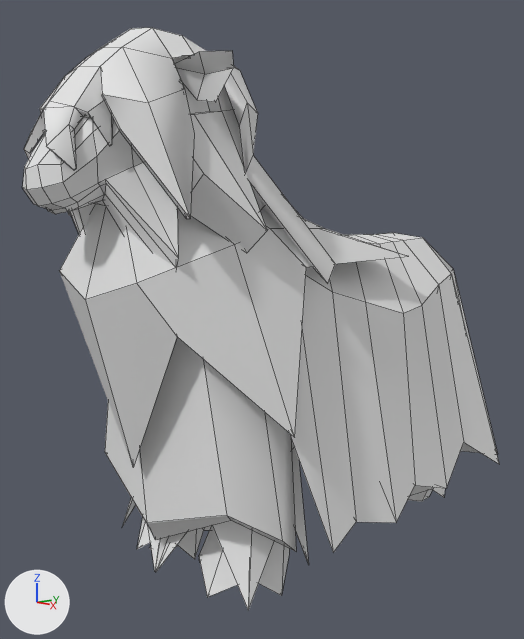
The Blender file Assets/BlenderModels/LincolnLongwoodBody.blend: old version first, new version second.
Rendered twice from a 50 mm camera at (8.2, -8.09, 5.27) aimed at (-0.23, -0.83, 3.5). Arrows for +X, +Y and +Z are at lower left; the lights stay in place. The picture after the commit comes second. Mesh edges are drawn as thin lines.

In view in the first picture: 'longwoolBody2ndAttempt', 'longwoolHead@ndAttempt', 'longwoolLegs'.
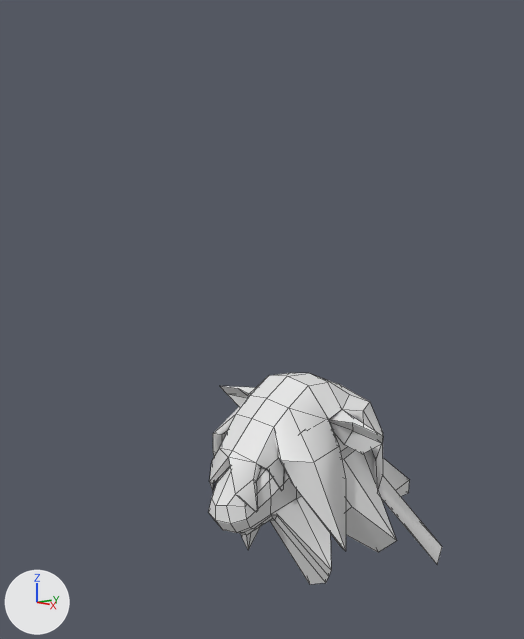
Where the newer file only moved an object's origin or applied its transform, the numbers keep the older frame.

What the commit changed:
me_sphere_003 is used by ob_longwoolbody2ndattempt; location (0.0, -0.79, 4.17).
me_sphere_003 had 191 vertices, 190 faces and spanned x -2.1..2.1, y -3.13..4.22, z -3.66..1.52.
me_sphere_003 now has 191 vertices, 190 faces and spans x -2.1..2.1, y -3.14..4.2, z -3.03..2.15.
me_sphere_003 part 1: the whole mesh is moved by (0.0, -0.02, 0.63).
me_sphere_004 is used by ob_longwoolhead_ndattempt; location (0.0, -3.29, 4.77); scale (1.2, 1.2, 1.2).
me_sphere_004 had 369 vertices, 400 faces and spanned x -1.58..1.58, y -1.09..2.78, z -0.44..2.2.
me_sphere_004 now has 369 vertices, 400 faces and spans x -1.58..1.58, y 1.14..5.01, z -4.48..-1.83.
me_sphere_004 part 2: the whole mesh is moved by (0.0, 2.23, -4.03).
Object 'longwoolBody2ndAttempt' (ob_longwoolbody2ndattempt) moves from (0.0, -0.79, 4.17) to (0.0, -0.77, 2.63).
Object 'longwoolBody2ndAttempt' (ob_longwoolbody2ndattempt) is now hidden.
Object 'longwoolLegs' (ob_longwoollegs) is now hidden.

Changed parts and their boxes (x1, y1, x2, y2) in the pictures (524 x 639 px):
'longwoolBody2ndAttempt', hidden: before (60, 204, 499, 553)
'longwoolHead@ndAttempt', moved: before (23, 28, 335, 283); after (209, 373, 442, 584)
'longwoolLegs', hidden: before (122, 440, 445, 610)
